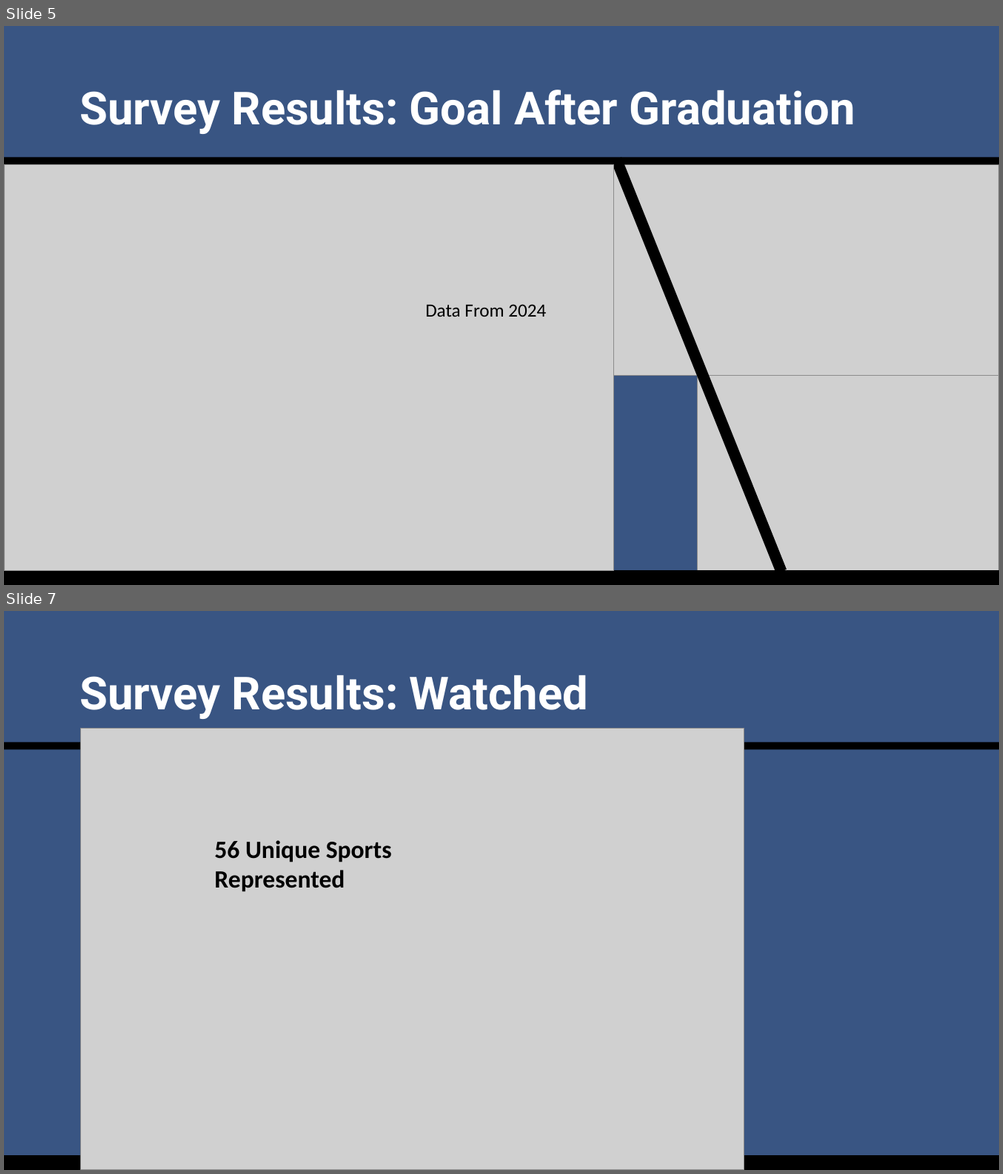
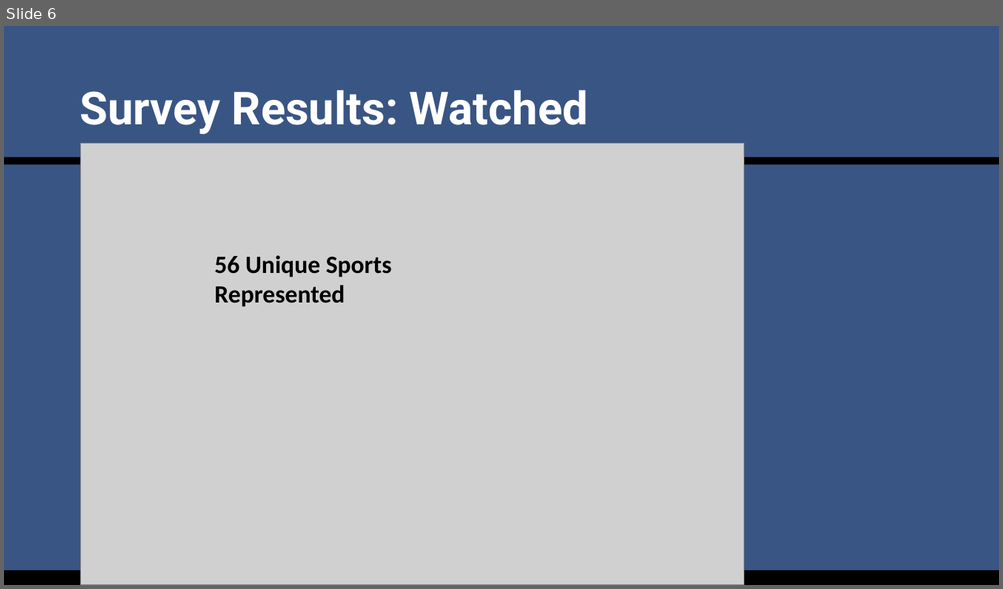
Before and after one commit to SuperMarioGiacomazzo/STOR538_WEBSITE, a slide deck: Slides/Sports Analytics 1/Sports_Analytics_1_Lecture.pptx. Shown one above the other, each under a label of ours: slides 5 and 7 before the commit, slide 6 after it; the slides between them are not shown. The pictures are 1003x1174 and 1003x589 pixels, drawn with LibreOffice and Linux fonts; fonts in the diff are those of the drawing; grey boxes stand for pictures. Boxes give left, top, right and bottom in pixels: in the first picture for what was removed or moved away, otherwise in the second. Text is boxed around its words. In the diff, an @@ line names an element or a change of style, - is before the commit and + after.

```diff
--- a/Slides/Sports Analytics 1/Sports_Analytics_1_Lecture.pptx
+++ b/Slides/Sports Analytics 1/Sports_Analytics_1_Lecture.pptx
@@ slide 5 removed at (x1=4, y1=26, x2=999, y2=585), background #395583 @@
@@ title removed at (x1=79, y1=90, x2=855, y2=134) @@
-Survey Results: Goal After Graduation
@@ rectangle removed at (x1=4, y1=157, x2=999, y2=165) @@
@@ rectangle removed at (x1=611, y1=157, x2=786, y2=574) @@
@@ picture removed at (x1=4, y1=165, x2=614, y2=571) @@
@@ picture removed at (x1=614, y1=165, x2=999, y2=376) @@
@@ text removed at (x1=425, y1=304, x2=546, y2=317) @@
-Data From 2024
@@ picture removed at (x1=697, y1=375, x2=999, y2=585) @@
@@ rectangle removed at (x1=4, y1=571, x2=999, y2=585) @@
@@ what was slide 7 is now slide 6 @@
```
Also in this commit, not shown: 2 slides changed, 2 other files.
